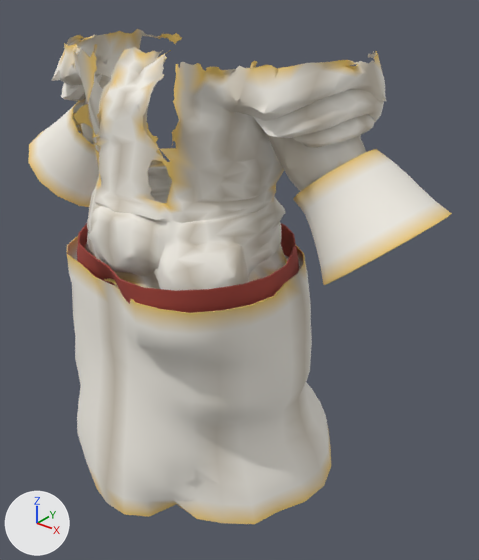
An edit to the glTF model assets_src/armor/kargan_0/cloth_b_chest.glb, drawn before and after from the same camera.
Rendered twice from a 50 mm lens placed at (1.26, -1.369, 1.881), pointed at (0.12, 0.055, 0.998). The lights are fixed; the arrows at lower left show +X, +Y and +Z. The older version comes first. Vertices at exactly the same position are counted once.

In view in the first picture: 'cloth_b_chest'.
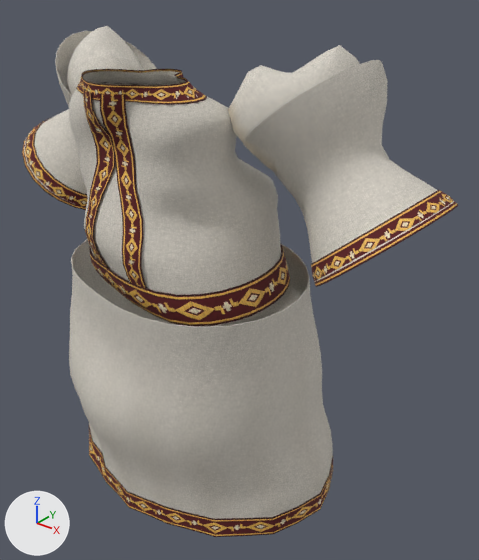
Patch to the scene script:
```diff
--- a/assets_src/armor/kargan_0/cloth_b_chest.glb.py
+++ b/assets_src/armor/kargan_0/cloth_b_chest.glb.py
@@ mat_cloth @@
 mat_cloth = bpy.data.materials.new('cloth')
-# nodes: BsdfPrincipled, OutputMaterial, VertexColor
+# nodes: BsdfPrincipled, Mix, NormalMap, OutputMaterial, SeparateColor, TexImage x3, VertexColor
+# uses the picture img_cloth_c_png
+# uses the picture img_cloth_n_png
+# uses the picture img_cloth_orm_png
@@ mat_band @@
+mat_band = bpy.data.materials.new('band')
+# uses the picture img_band_c_png
+# uses the picture img_band_n_png
+# uses the picture img_band_orm_png
@@ me_cloth_b_chest @@
-me_cloth_b_chest.from_pydata(...)  # 2817 vertices, 4767 faces; spans x -0.726..0.725, y -0.436..0.357, z 0.398..1.679
+me_cloth_b_chest.from_pydata(...)  # 3154 vertices, 5656 faces; spans x -0.739..0.738, y -0.418..0.365, z 0.319..1.696
+# me_cloth_b_chest part 1: the loose piece of 1941 vertices spanning x -0.539..0.544, y -0.34..0.286, z 1.057..1.679 is rebuilt with 760 vertices and now spans x -0.275..0.327, y -0.348..0.211, z 1.037..1.615
+# me_cloth_b_chest part 2: the loose piece of 480 vertices spanning x -0.463..0.474, y -0.436..0.357, z 0.398..1.105 is rebuilt with 480 vertices and now spans x -0.474..0.475, y -0.418..0.362, z 0.319..1.06
+# me_cloth_b_chest part 3: the loose piece of 140 vertices spanning x -0.337..0.365, y -0.379..0.232, z 1.048..1.152 is rebuilt with 216 vertices and now spans x -0.286..0.334, y -0.333..0.22, z 1.035..1.12, in mat_band
+# me_cloth_b_chest part 4: the loose piece of 128 vertices spanning x 0.341..0.725, y -0.129..0.253, z 1.108..1.465 is rebuilt with 120 vertices and now spans x 0.406..0.738, y -0.149..0.272, z 1.101..1.388, in mat_band
+# me_cloth_b_chest part 5: the loose piece of 128 vertices spanning x -0.726..-0.34, y -0.129..0.252, z 1.107..1.466 is rebuilt with 120 vertices and now spans x -0.739..-0.405, y -0.149..0.272, z 1.1..1.389, in mat_band
+# me_cloth_b_chest part 6: a new loose piece of 288 vertices spanning x 0.225..0.728, y -0.157..0.269, z 1.113..1.669, in mat_cloth
+# me_cloth_b_chest part 7: a new loose piece of 288 vertices spanning x -0.728..-0.227, y -0.155..0.269, z 1.112..1.675, in mat_cloth
+# me_cloth_b_chest part 8: a new loose piece of 199 vertices spanning x 0.208..0.498, y -0.142..0.196, z 1.365..1.696, in mat_cloth
+# me_cloth_b_chest part 9: a new loose piece of 199 vertices spanning x -0.498..-0.207, y -0.141..0.194, z 1.373..1.695, in mat_cloth
+# me_cloth_b_chest part 10: a new loose piece of 180 vertices spanning x -0.195..0.204, y -0.341..-0.053, z 1.579..1.62, in mat_band
+# me_cloth_b_chest part 11: a new loose piece of 160 vertices spanning x -0.477..0.478, y -0.358..0.365, z 0.319..0.387, in mat_band
+# me_cloth_b_chest part 12: a new loose piece of 72 vertices spanning x -0.002..0.126, y -0.35..-0.286, z 1.106..1.598, in mat_band
+# me_cloth_b_chest part 13: a new loose piece of 72 vertices spanning x -0.109..0.001, y -0.344..-0.286, z 1.106..1.597, in mat_band
 me_cloth_b_chest.materials.append(mat_cloth)
+me_cloth_b_chest.materials.append(mat_band)
```

Where the change shows, as pixel boxes (x1, y1, x2, y2) in the pictures (479 x 560 px):
'cloth_b_chest', surface changed, reshaped: before (28, 29, 452, 524); after (22, 26, 458, 537)
part 1 of me_cloth_b_chest, rebuilt (36% narrower, 14% shorter): before (52, 29, 386, 291); after (69, 71, 282, 295)
part 2 of me_cloth_b_chest, rebuilt: before (67, 236, 331, 524); after (69, 239, 333, 519)
part 3 of me_cloth_b_chest, rebuilt (9% narrower, 7% shorter): before (77, 224, 299, 313); after (89, 243, 290, 326)
part 4 of me_cloth_b_chest, rebuilt (7% narrower, 28% shorter): before (293, 149, 452, 285); after (311, 190, 458, 287)
part 5 of me_cloth_b_chest, rebuilt: before (28, 99, 99, 207); after (22, 117, 88, 210)
part 6 of me_cloth_b_chest, added: after (243, 60, 454, 282)
part 7 of me_cloth_b_chest, added: after (24, 31, 157, 203)
part 8 of me_cloth_b_chest, added: after (228, 45, 360, 173)
part 9 of me_cloth_b_chest, added: after (66, 26, 144, 95)
part 10 of me_cloth_b_chest, added: after (76, 69, 207, 105)
part 11 of me_cloth_b_chest, added: after (89, 427, 333, 537)
part 12 of me_cloth_b_chest, added: after (100, 94, 147, 289)
part 13 of me_cloth_b_chest, added: after (83, 89, 115, 268)
